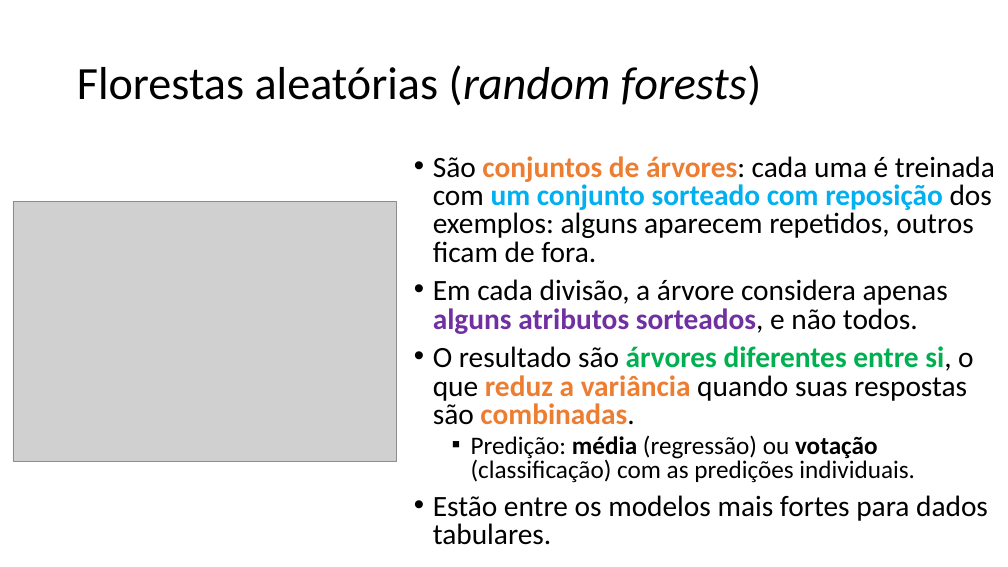
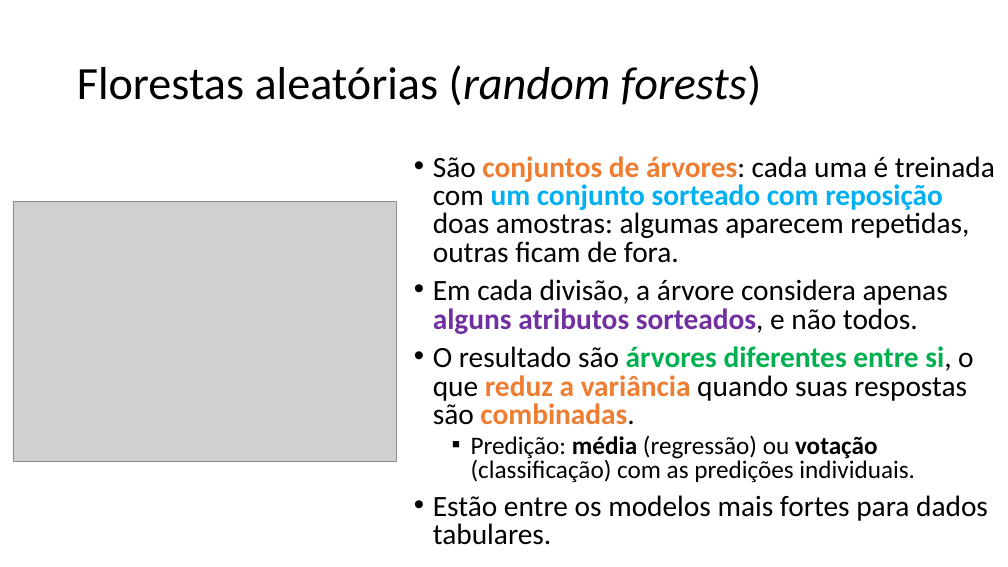
Before and after one commit to zz4fap/c24_inteligencia_artificial, a slide deck: slide 12 of slides/C24_Árvores_de_decisão.pptx. Drawn at 1008x567 pixels with LibreOffice and Linux fonts; fonts in the diff are those of the drawing; grey boxes stand for pictures. Boxes give left, top, right and bottom in pixels: in the first picture for what was removed or moved away, otherwise in the second. Text is boxed around its words. In the diff, an @@ line names an element or a change of style, - is before the commit and + after.

```diff
--- a/slides/C24_Árvores_de_decisão.pptx
+++ b/slides/C24_Árvores_de_decisão.pptx
@@ text at bbox=[433, 156, 995, 263]: text changed @@
-• São conjuntos de árvores: cada uma é treinada com um conjunto sorteado com reposição dos exemplos: alguns aparecem repetidos, outros ficam de fora.
+• São conjuntos de árvores: cada uma é treinada com um conjunto sorteado com reposição doas amostras: algumas aparecem repetidas, outras ficam de fora.
```
Also in this commit, not shown: 2 other slides changed, 2 slides added, 2 slides removed, 1 other file.
